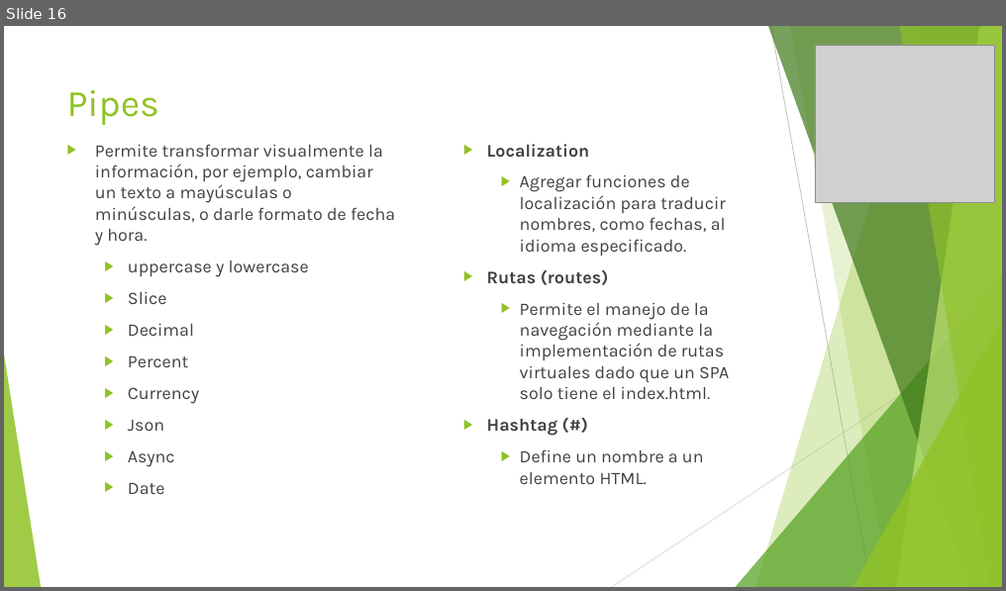
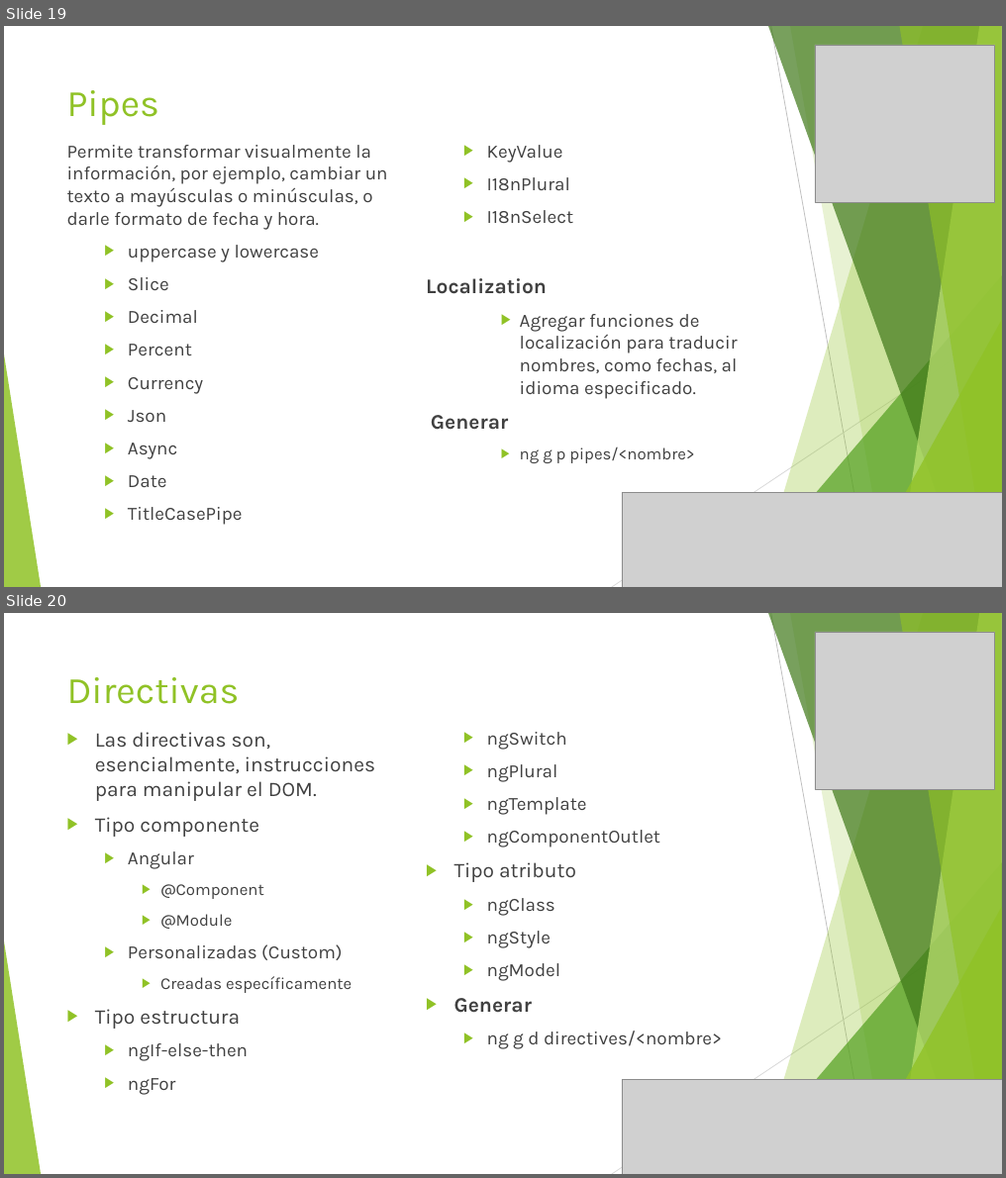
Before and after one commit to jpchSubzero/tartaro, a slide deck: angular/eShopApp/Recursos/Angular.pptx. Shown one above the other, each under a label of ours: slide 16 before the commit, slides 19 and 20 after it. The pictures are 1006x591 and 1006x1178 pixels, drawn with LibreOffice and Linux fonts; fonts in the diff are those of the drawing; grey boxes stand for pictures. Boxes give left, top, right and bottom in pixels: in the first picture for what was removed or moved away, otherwise in the second. Text is boxed around its words. In the diff, an @@ line names an element or a change of style, - is before the commit and + after.

```diff
--- a/angular/eShopApp/Recursos/Angular.pptx
+++ b/angular/eShopApp/Recursos/Angular.pptx
@@ slide 20 added at (4, 613, 1002, 1174), background #FFFFFF; not listed: 10 template elements that a slide beside it also shows @@
@@ picture added at (815, 632, 995, 789) @@
@@ title added at (67, 677, 240, 704), 36 pt, text #90C226 @@
+Directivas
@@ text added at (95, 732, 722, 1095), 18 pt, text #404040 @@
+▶ Las directivas son, esencialmente, instrucciones para manipular el DOM.
+▶ Tipo componente
+  ▶ Angular
+    ▶ @Component
+    ▶ @Module
+  ▶ Personalizadas (Custom)
+    ▶ Creadas específicamente
+▶ Tipo estructura
+  ▶ ngIf-else-then
+  ▶ ngFor
+  ▶ ngSwitch
+  ▶ ngPlural
+  ▶ ngTemplate
+  ▶ ngComponentOutlet
+▶ Tipo atributo
+  ▶ ngClass
+  ▶ ngStyle
+  ▶ ngModel
+▶ Generar
+  ▶ ng g d directives/<nombre>
@@ picture added at (622, 1079, 1002, 1174) @@
@@ what was slide 16 is now slide 19 @@
@@ slide 19 changed as well @@
@@ text at (67, 145, 738, 487): size 17 to 18 pt in "Permite transformar visualmente la información, por ejemplo, ...", "uppercase y lowercase", "Slice", "Decimal" and 6 more places; size 17 to 20 pt in "Localization"; bullet ▶ to none; list level 2 to 1 in "Localization" @@
@@ text at (128, 145, 573, 525): paragraphs added @@
+  ▶ TitleCasePipe
+  ▶ KeyValue
+  ▶ I18nPlural
+  ▶ I18nSelect
@@ text at (431, 415, 694, 464): text changed; size 17 to 16 pt @@
-  ▶ Rutas (routes)
-    ▶ Permite el manejo de la navegación mediante la implementación de rutas virtuales dado que un SPA solo tiene el index.html.
-  ▶ Hashtag (#)
-    ▶ Define un nombre a un elemento HTML.
+Generar
+    ▶ ng g p pipes/<nombre>
@@ picture added at (622, 492, 1002, 587) @@
```
Also in this commit, not shown: 18 other slides changed, 9 other slides added, 43 other files.
